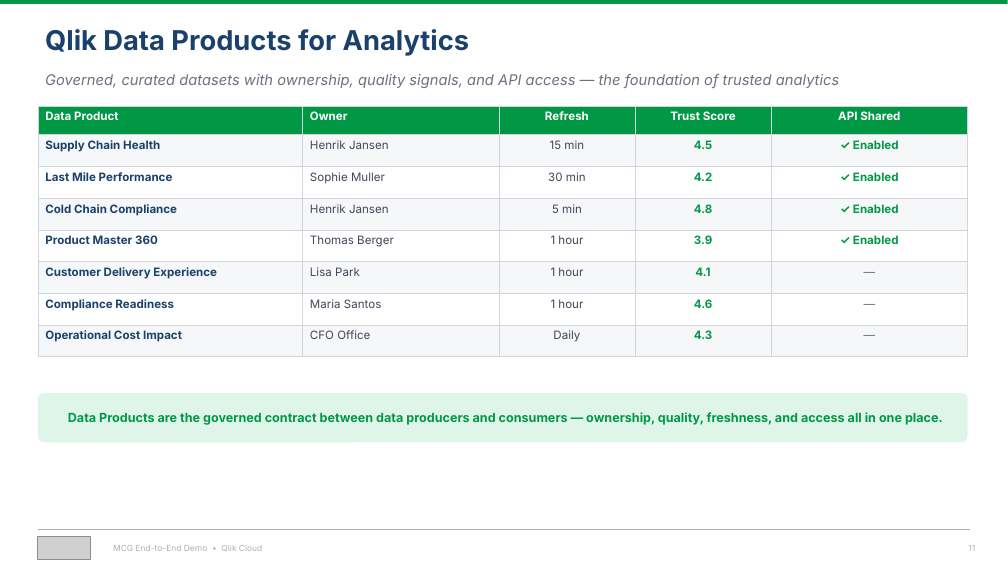
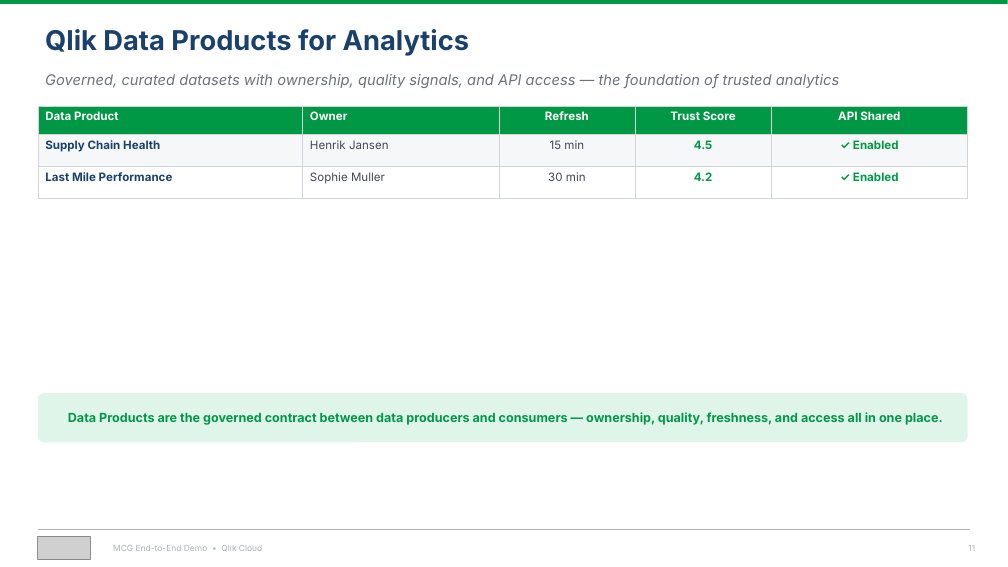
Before and after one commit to robertschoenfeldqlik/meridan_retail_group_qlik_demo_assets, a slide deck: slide 11 of MCG_Demo_Overview_Four_Stories.pptx. Drawn at 1008x567 pixels with LibreOffice and Linux fonts; fonts in the diff are those of the drawing; grey boxes stand for pictures. Boxes give left, top, right and bottom in pixels: in the first picture for what was removed or moved away, otherwise in the second. Text is boxed around its words. In the diff, an @@ line names an element or a change of style, - is before the commit and + after.

```diff
--- a/MCG_Demo_Overview_Four_Stories.pptx
+++ b/MCG_Demo_Overview_Four_Stories.pptx
@@ table at box(38, 106, 968, 188) @@
-row 4: Cold Chain Compliance | Henrik Jansen | 5 min | 4.8 | ✓ Enabled
-row 5: Product Master 360 | Thomas Berger | 1 hour | 3.9 | ✓ Enabled
-row 6: Customer Delivery Experience | Lisa Park | 1 hour | 4.1 | —
-row 7: Compliance Readiness | Maria Santos | 1 hour | 4.6 | —
-row 8: Operational Cost Impact | CFO Office | Daily | 4.3 | —
```
Also in this commit, not shown: 6 other slides changed, 1 slide added, 52 other files.
